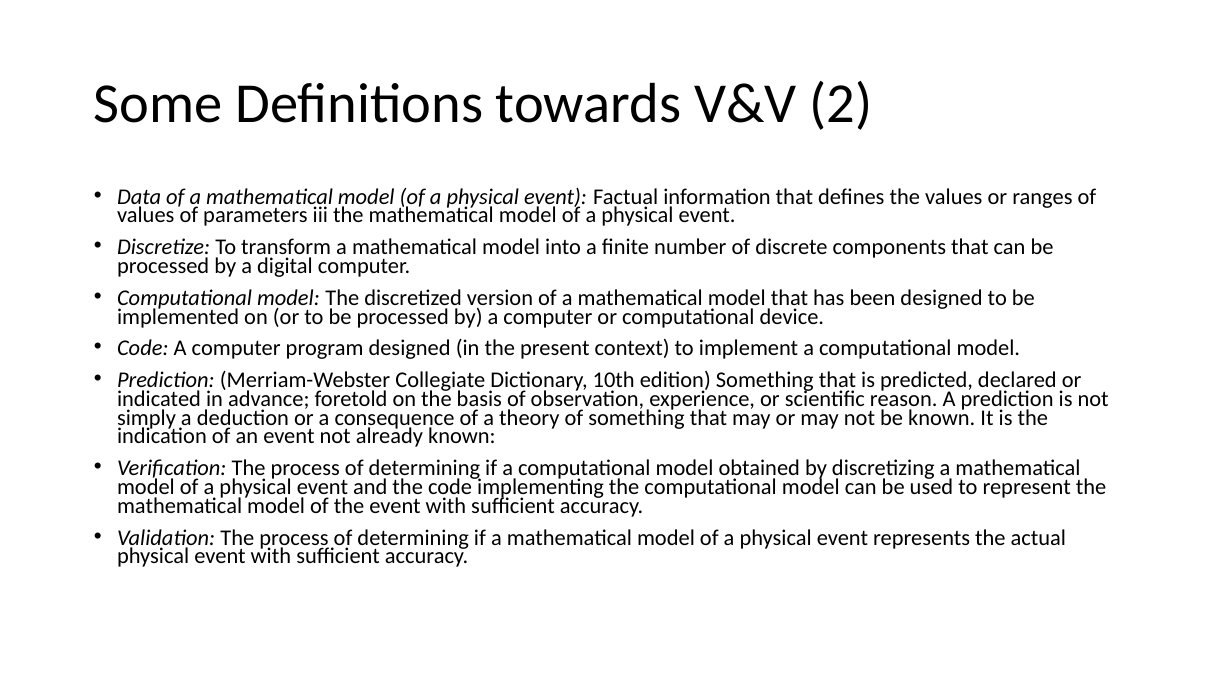
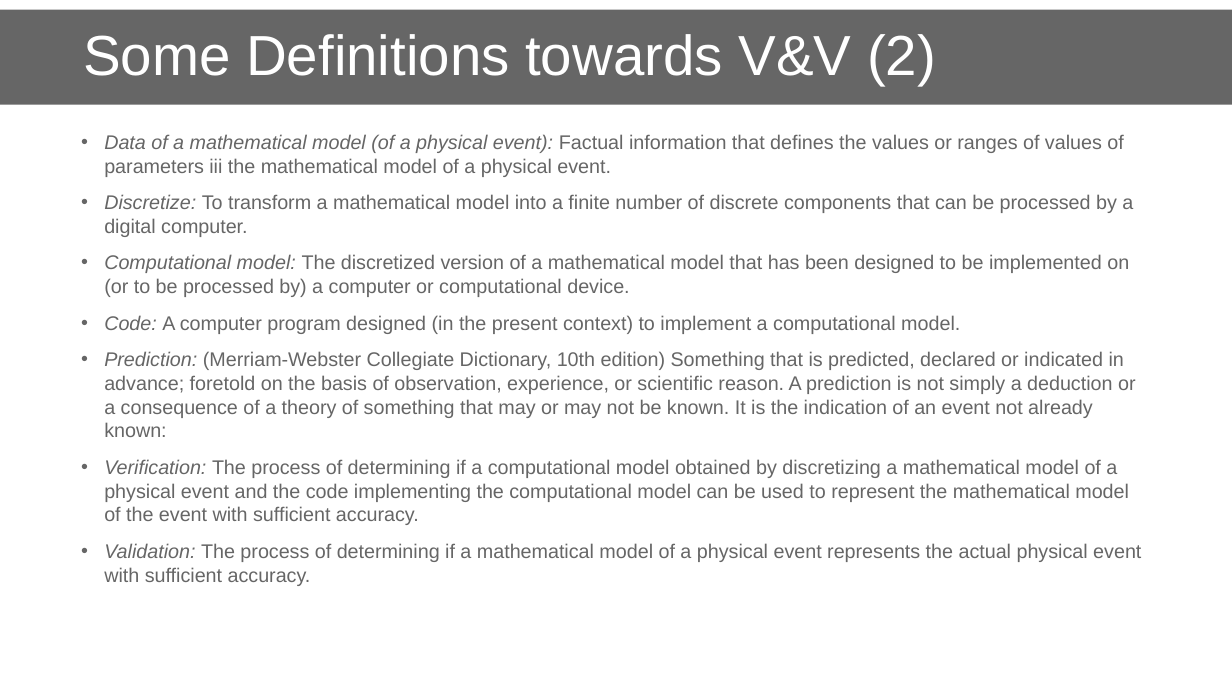
Before and after one commit to danielskatz/repro-fdtd1d, a slide deck: slide 7 of comp-repro.pptx (slide 6 before the commit). Drawn at 1232x693 pixels with LibreOffice and Linux fonts; fonts in the diff are those of the drawing; background and template pictures are left out. Boxes give left, top, right and bottom in pixels: in the first picture for what was removed or moved away, otherwise in the second. Text is boxed around its words. In the diff, an @@ line names an element or a change of style, - is before the commit and + after.

```diff
--- a/comp-repro.pptx
+++ b/comp-repro.pptx
@@ title "Some Definitions towards V&V (2)" resized from (x1=94, y1=81, x2=872, y2=130) to (x1=0, y1=9, x2=1232, y2=104) @@
@@ title "Some Definitions towards V&V (2)" at (x1=0, y1=9, x2=1232, y2=104): font Calibri to Arial, text colour #000000 to #FFFFFF; indent changed; fill none to #666666 @@
@@ text "Data of a mathematical model ..." moved from (x1=117, y1=187, x2=1109, y2=567) to (x1=104, y1=134, x2=1141, y2=586) @@
@@ text "Data of a mathematical model ..." at (x1=104, y1=134, x2=1141, y2=586): size 17.5 to 15.4 pt, font Calibri to Arial, text colour #000000 to #666666; line spacing 0.7 to 1 @@
```
Also in this commit, not shown: 17 other slides changed, 4 slides added.
